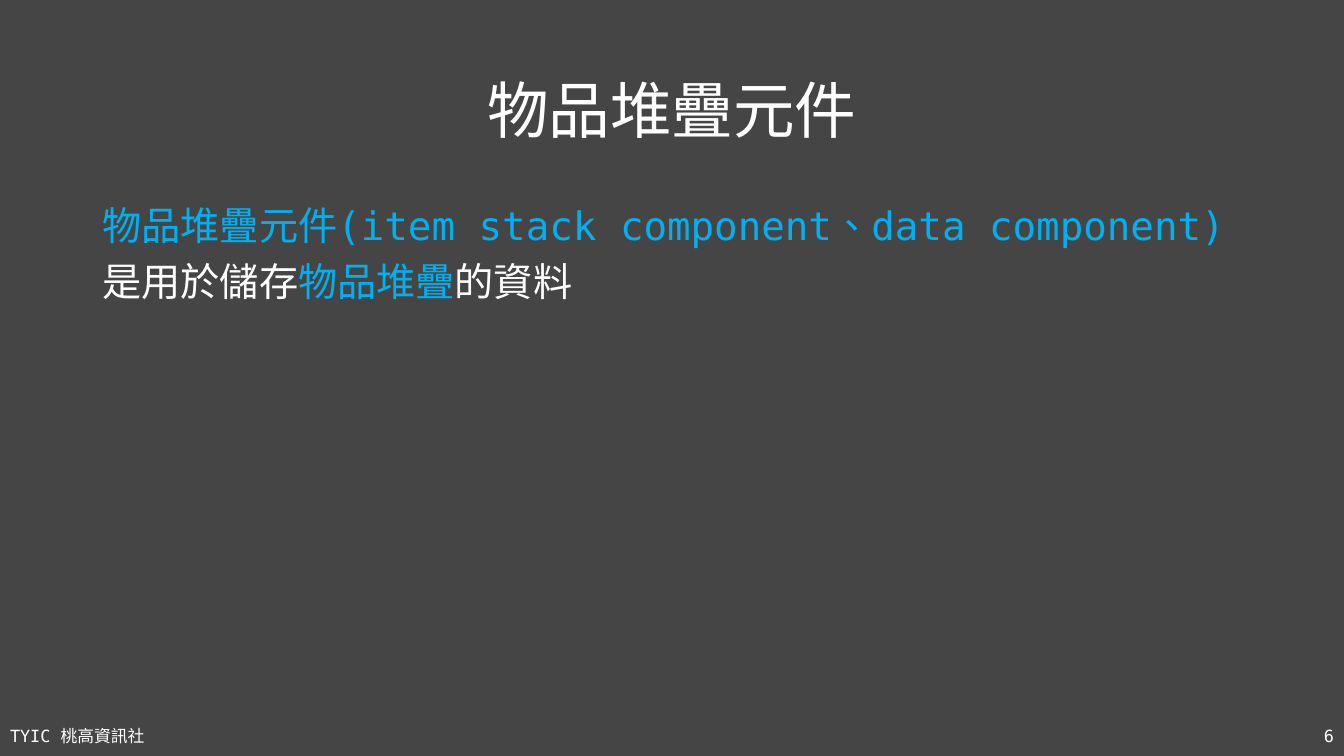
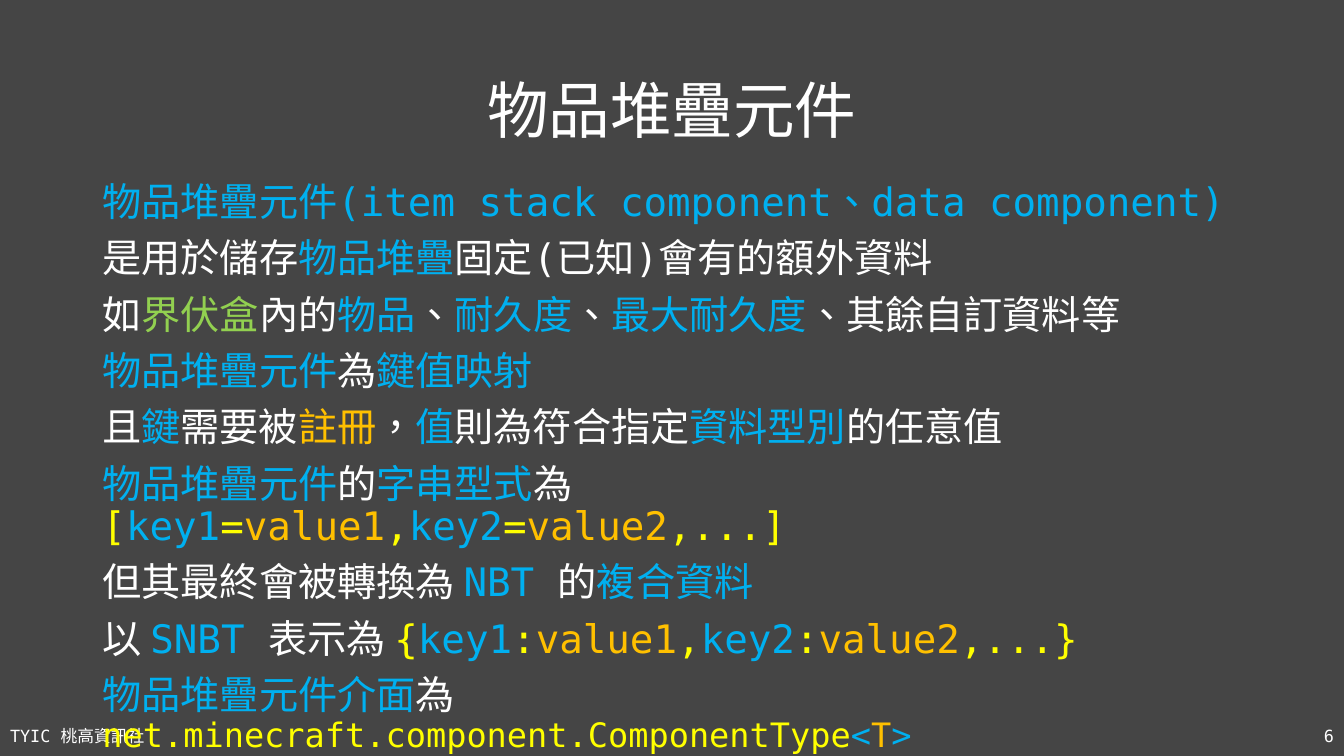
Before and after one commit to TYSHIC/slides, a slide deck: slide 6 of ppt/54_Java 專案：NBT.pptx. Drawn at 1344x756 pixels with LibreOffice and Linux fonts; fonts in the diff are those of the drawing. Boxes give left, top, right and bottom in pixels: in the first picture for what was removed or moved away, otherwise in the second. Text is boxed around its words. In the diff, an @@ line names an element or a change of style, - is before the commit and + after.

```diff
--- a/ppt/54_Java 專案：NBT.pptx
+++ b/ppt/54_Java 專案：NBT.pptx
@@ text "物品堆疊元件(item stack component、data component)": place and size @@
-text "物品堆疊元件(item stack component、data component)" at (102,207,1225,299)
+text "物品堆疊元件(item stack component、data component)" at (102,183,1225,712)
@@ text at (102,239,1120,712): text changed; text colour #FFFFFF to #00B0F0 @@
-是用於儲存物品堆疊的資料
+是用於儲存物品堆疊固定(已知)會有的額外資料
+如界伏盒內的物品、耐久度、最大耐久度、其餘自訂資料等
+物品堆疊元件為鍵值映射
+且鍵需要被註冊，值則為符合指定資料型別的任意值
+物品堆疊元件的字串型式為 [key1=value1,key2=value2,...]
+但其最終會被轉換為 NBT 的複合資料
+以 SNBT 表示為 {key1:value1,key2:value2,...}
+物品堆疊元件介面為 net.minecraft.component.ComponentType<T>
```
Also in this commit, not shown: 4 other slides changed, 3 slides added, 7 other files.
